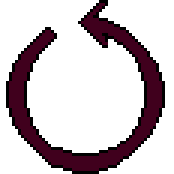
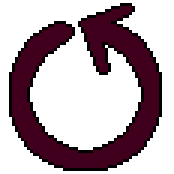
Layers edited between the first and the second 174x174 image:
painted on "Copie după ReplayButton" over [6,0,165,174]
